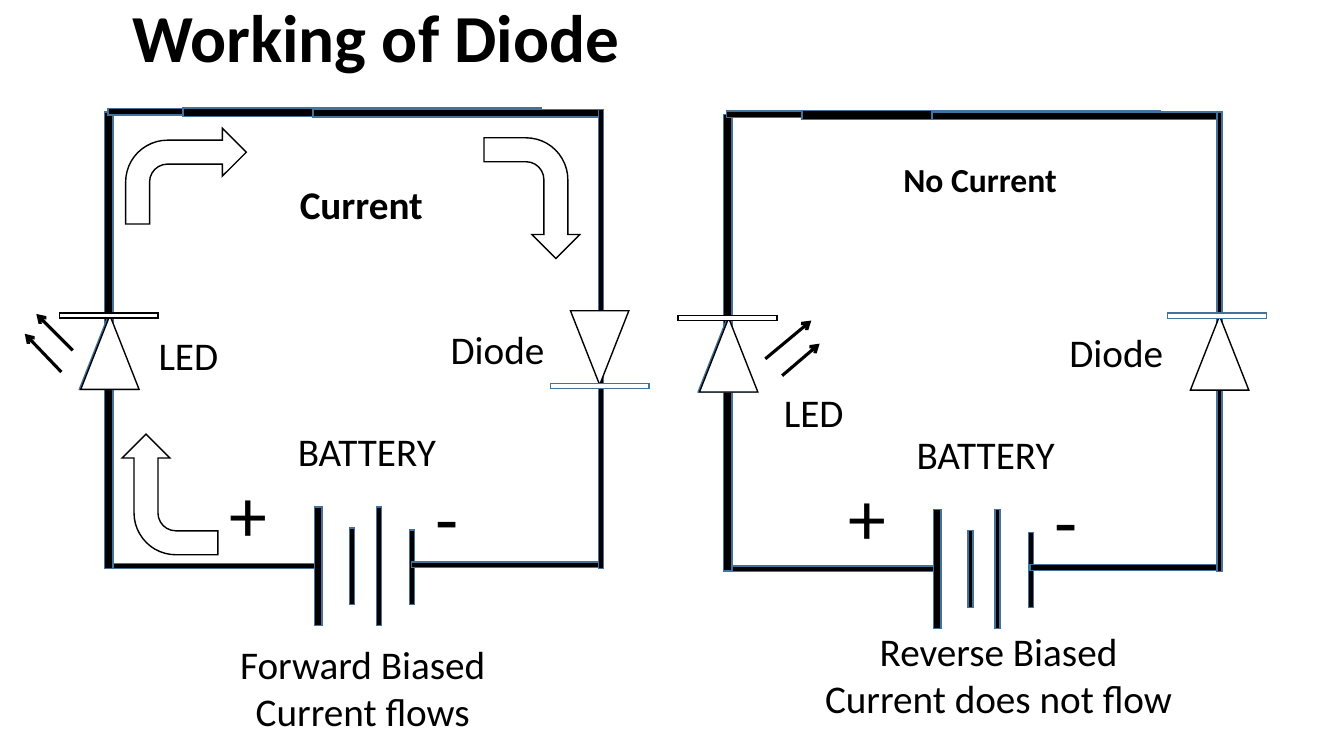
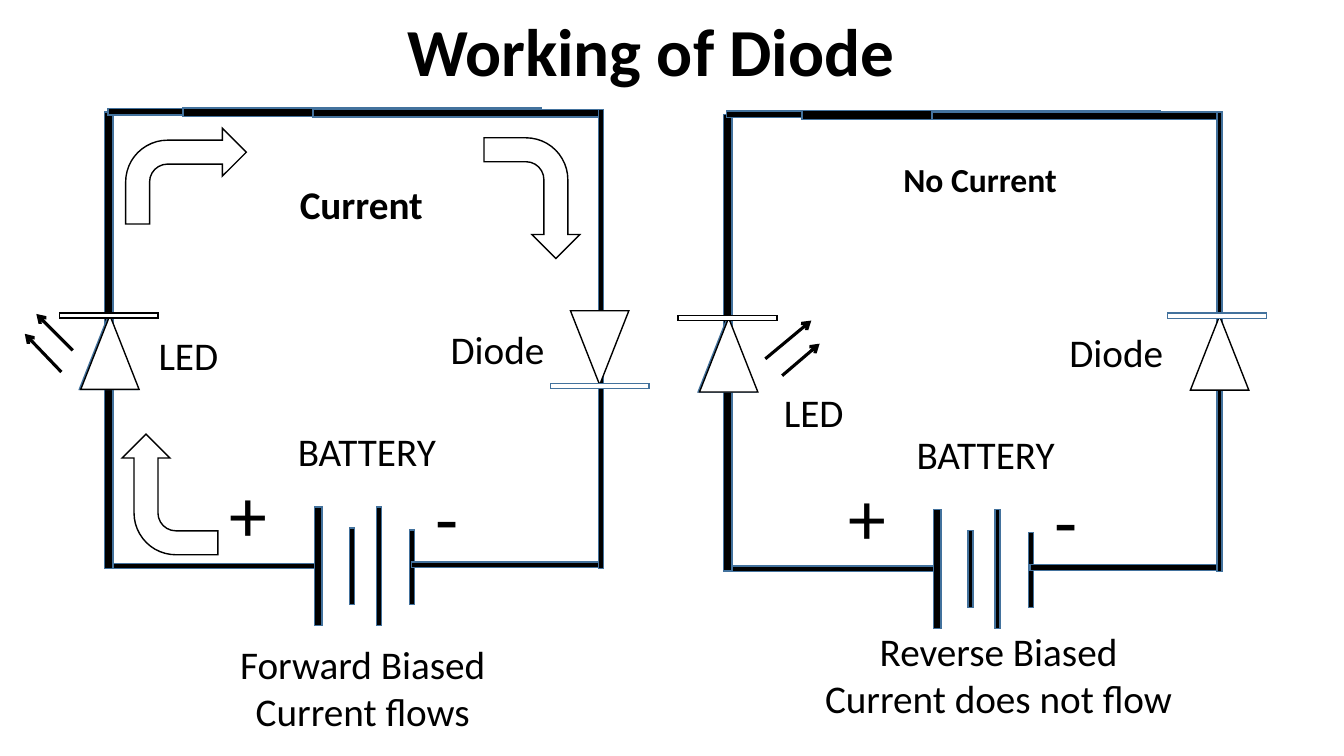
Before and after one commit to infocelab/embedded-projects, a slide deck: slide 18 of Documents/projects for schools.pptx (slide 19 before the commit). Drawn at 1344x756 pixels with LibreOffice and Linux fonts; fonts in the diff are those of the drawing. Boxes give left, top, right and bottom in pixels: in the first picture for what was removed or moved away, otherwise in the second. Text is boxed around its words. In the diff, an @@ line names an element or a change of style, - is before the commit and + after.

```diff
--- a/Documents/projects for schools.pptx
+++ b/Documents/projects for schools.pptx
@@ text "Working of Diode": place and size @@
-text "Working of Diode" at (132, 15, 619, 74)
+text "Working of Diode" at (407, 29, 894, 88)
```
Also in this commit, not shown: 2 other slides changed, 19 slides added, 2 slides removed.
